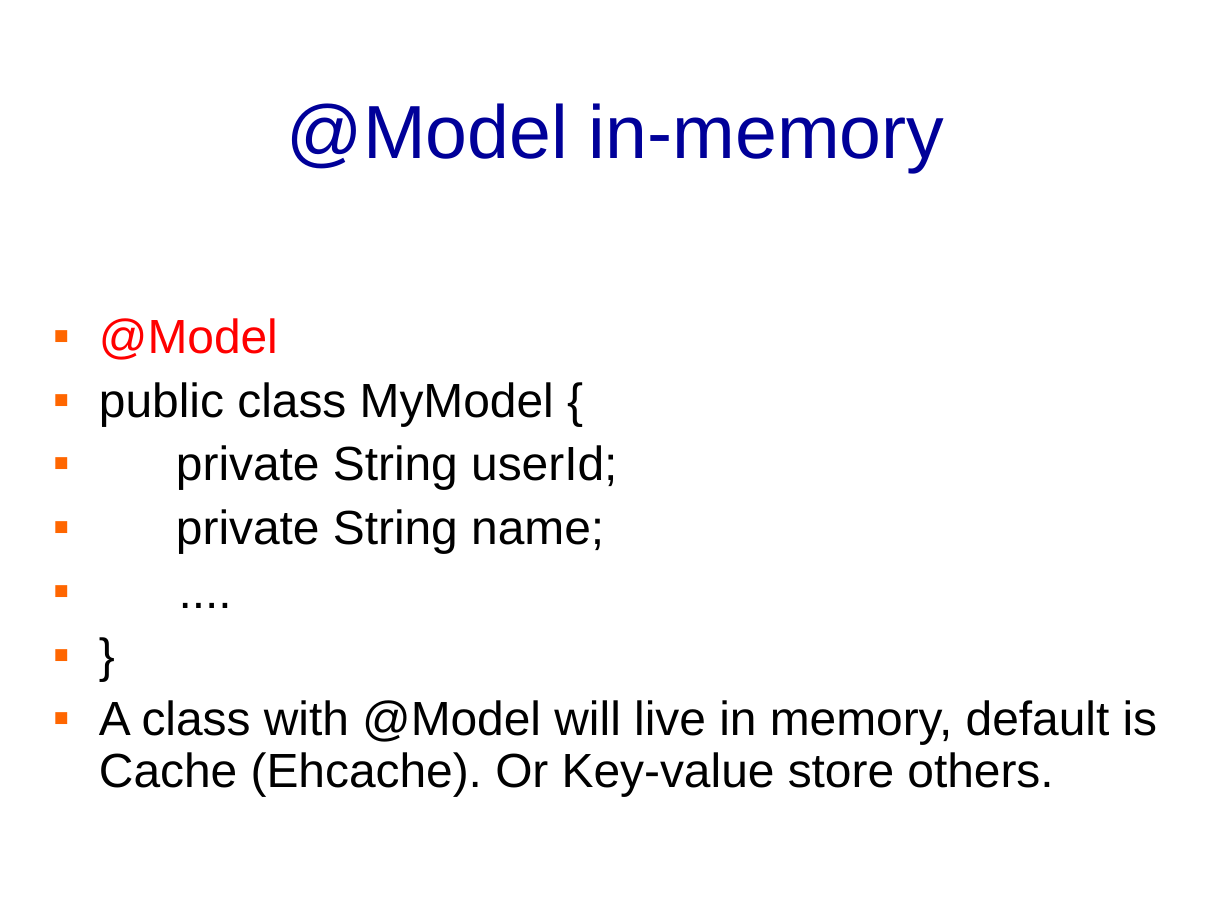
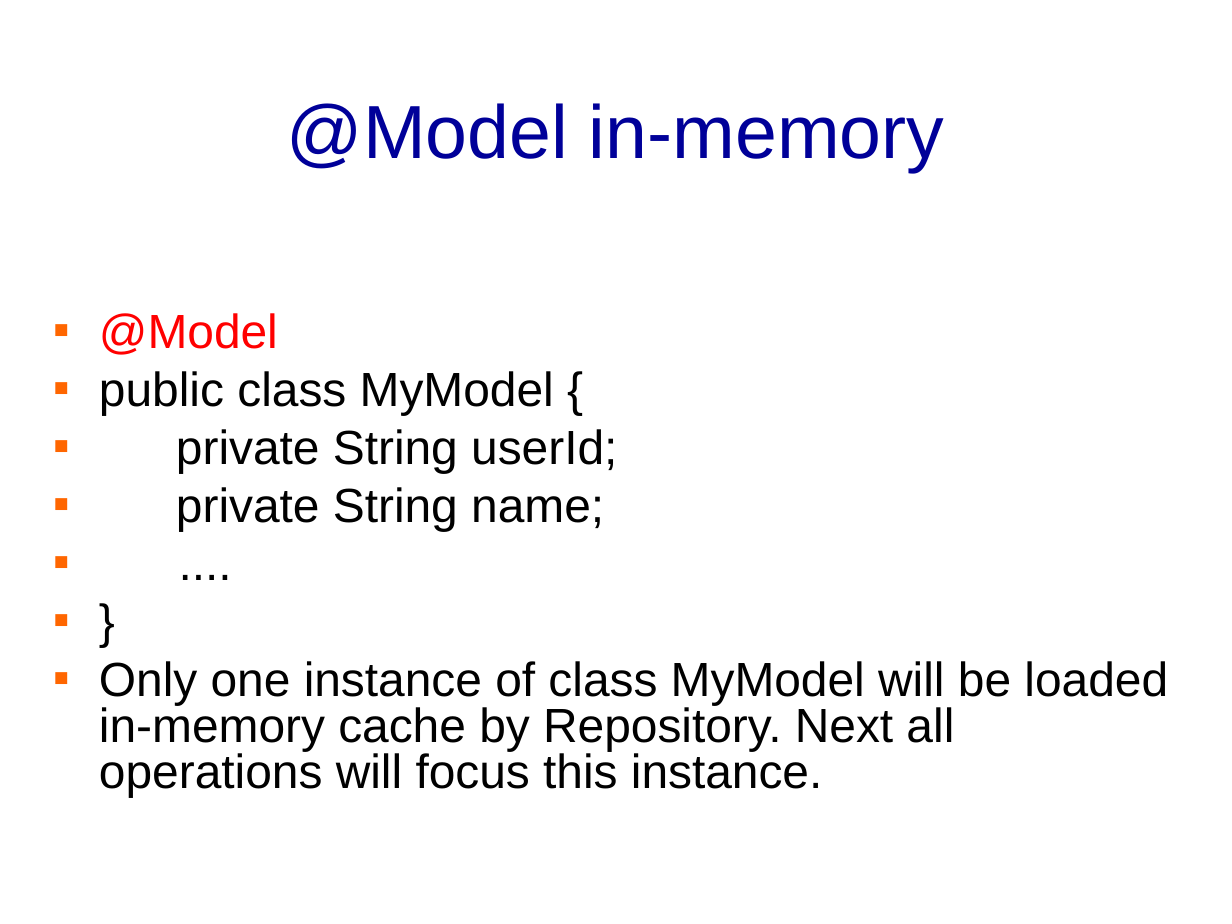
Before and after one commit to banq/banq.github.io, a slide deck: slide 9 of JdonFramework.ppt (slide 8 before the commit). Drawn at 1232x924 pixels with LibreOffice and Linux fonts; fonts in the diff are those of the drawing; background and template pictures are left out. Boxes give left, top, right and bottom in pixels: in the first picture for what was removed or moved away, otherwise in the second. Text is boxed around its words. In the diff, an @@ line names an element or a change of style, - is before the commit and + after.

```diff
--- a/JdonFramework.ppt
+++ b/JdonFramework.ppt
@@ text at [99,313,617,531]: line spacing 0.9 to 0.8 @@
@@ text at [99,661,1168,797]: text changed @@
-▪ A class with @Model will live in memory, default is Cache (Ehcache). Or Key-value store others.
+▪ Only one instance of class MyModel will be loaded in-memory cache by Repository. Next all operations will focus this instance.
```
Also in this commit, not shown: 22 other slides changed, 8 slides added, 17 slides removed.
